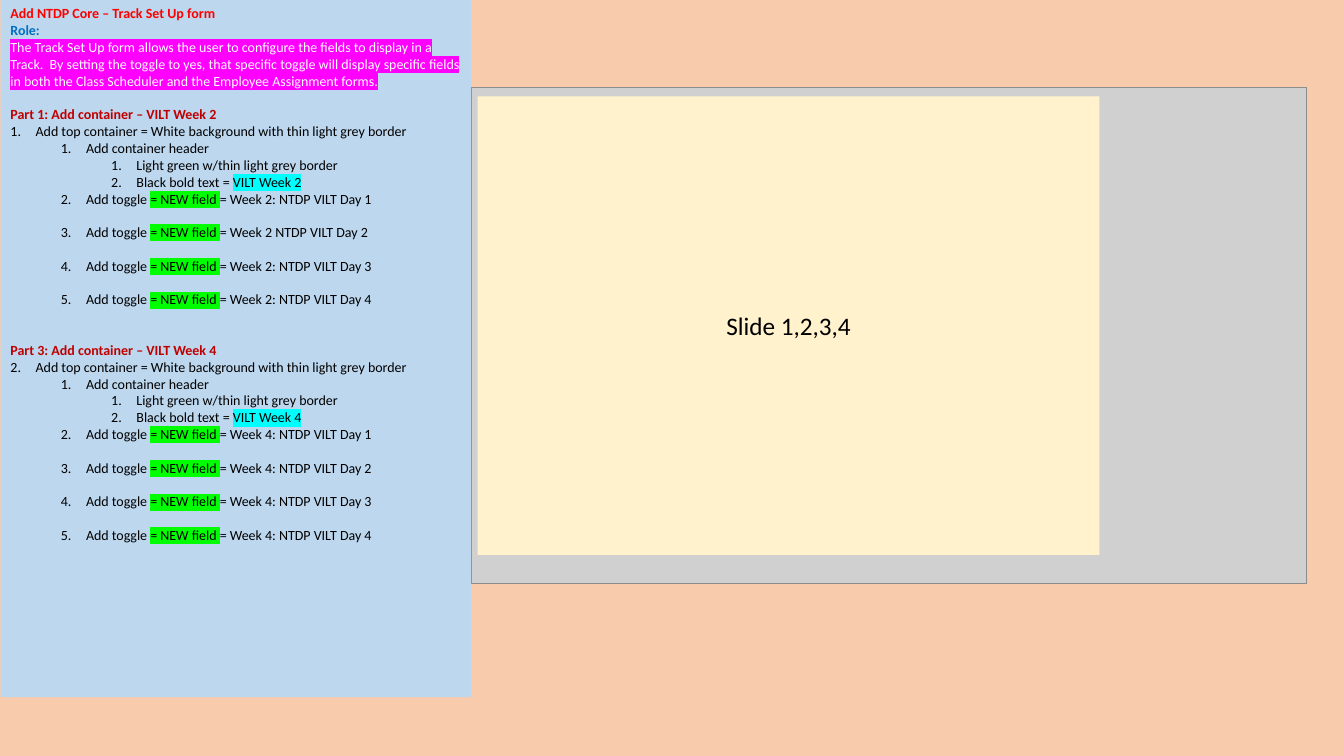
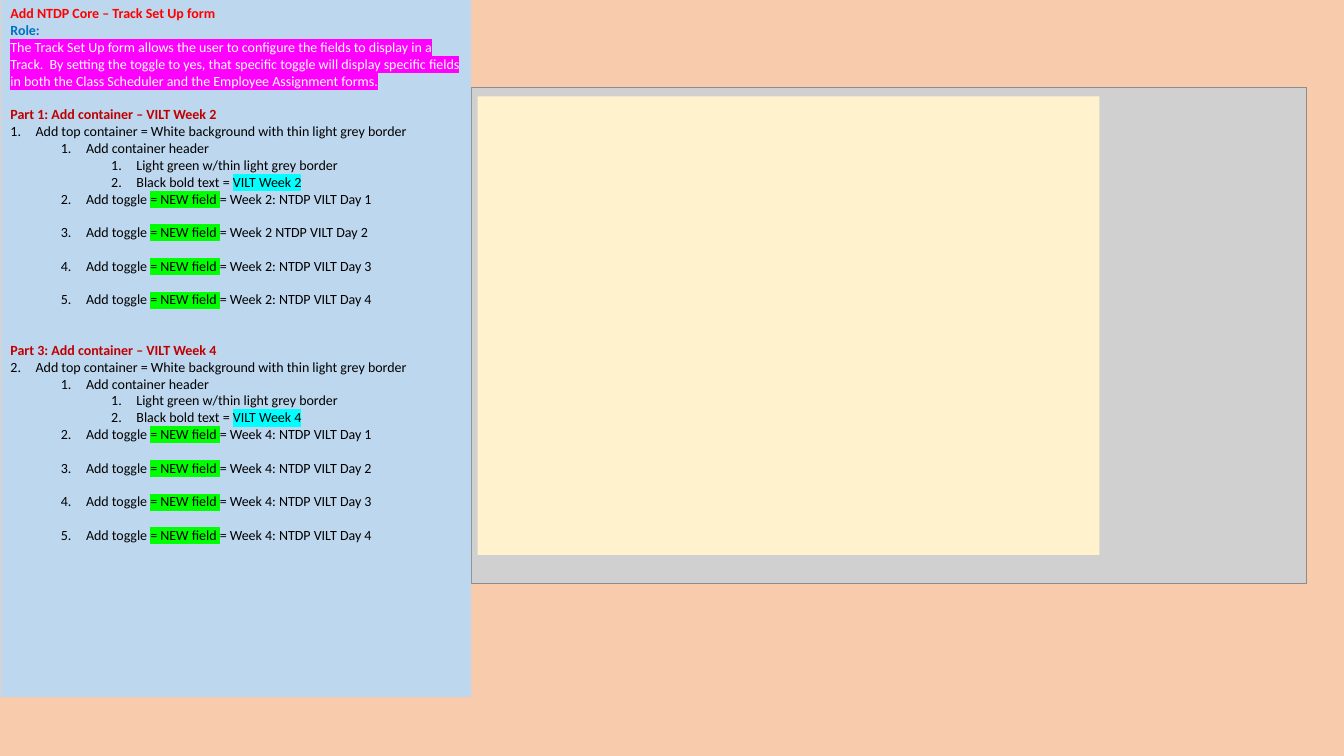
Before and after one commit to jeff-boroch/TestAi, a slide deck: slide 8 of Stories/046_1.1.0_Move Current NTDP - Build NTDP Track Set Up - Form - BBB.pptx. Drawn at 1344x756 pixels with LibreOffice and Linux fonts; fonts in the diff are those of the drawing; grey boxes stand for pictures. Boxes give left, top, right and bottom in pixels: in the first picture for what was removed or moved away, otherwise in the second. Text is boxed around its words. In the diff, an @@ line names an element or a change of style, - is before the commit and + after.

```diff
--- a/Stories/046_1.1.0_Move Current NTDP - Build NTDP Track Set Up - Form - BBB.pptx
+++ b/Stories/046_1.1.0_Move Current NTDP - Build NTDP Track Set Up - Form - BBB.pptx
@@ text in rectangle at (726,317,851,338): text removed @@
-Slide 1,2,3,4
```
Also in this commit, not shown: 3 other slides changed.
